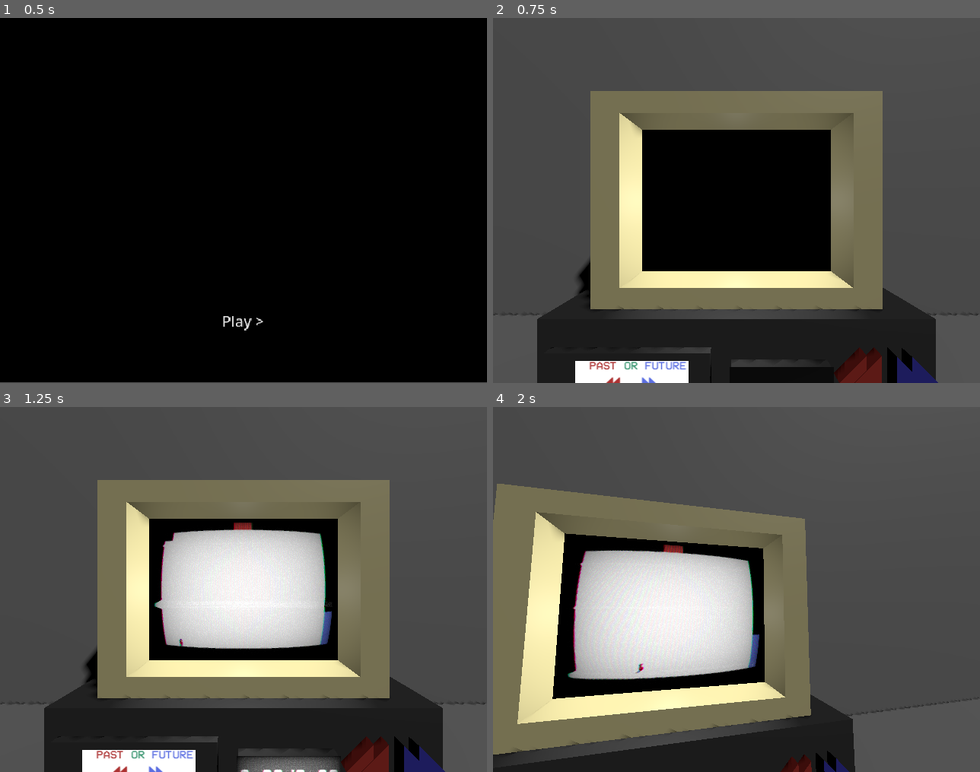
Above: before the commit, frames 1-4 (two rows, left to right).
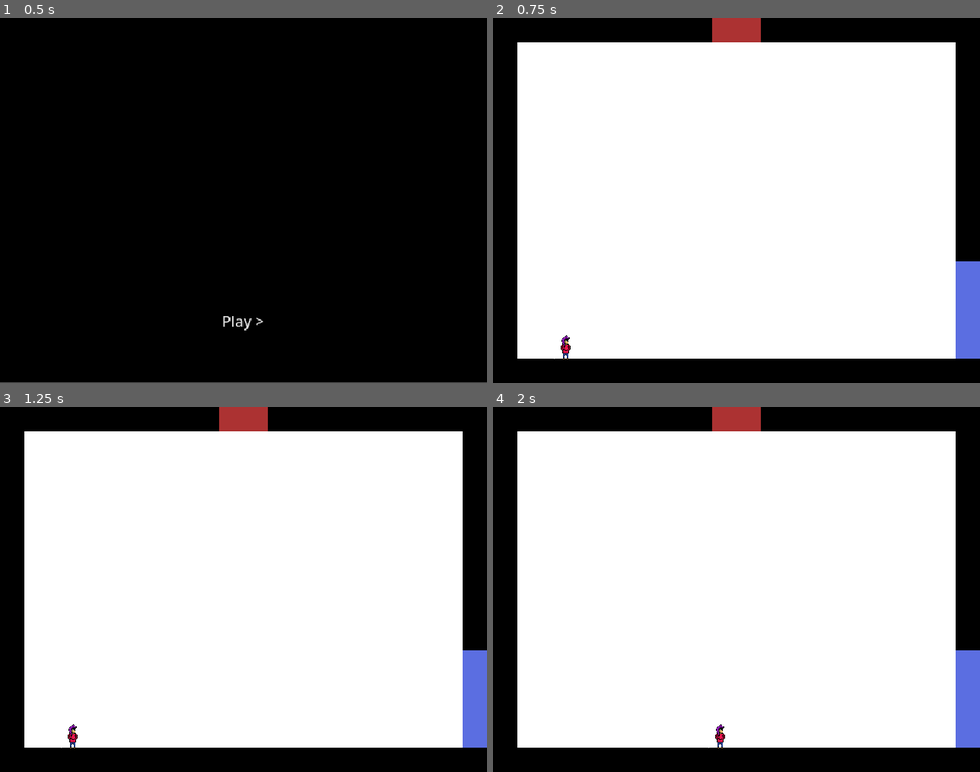
Above: after the commit, the same moments.

Repository: OwOmay/hc-haven
Game: Godot game, scene res://scenes/menu/splash.tscn
Two runs of this game, one before a commit and one after it. Both use one fixed random seed, a clock stepped at 60 frames per second and the inputs below. Video files are missing from this copy of the repository; at most half a second of black plays in their place. Sound files missing from this copy of the repository are replaced by a short silence.
Inputs (mouse positions are in pixels of both pictures, inside the frame that each line leads up to):
- Up to frame 1 (0.5 s): no input
- Up to frame 2 (0.75 s): click "Play >" at 0.5 s
- Up to frame 3 (1.25 s): no input
- Up to frame 4 (2 s): tap Enter at 1.25 s; move the mouse to (843, 571) at 1.27 s; hold D (move_right) from 1.28 s (still down); hold Q (rwnd) from 1.28 s (still down); click (843, 571) at 1.42 s; tap W (jump) at 1.52 s

Frame 1 is identical in both runs. In frame 2, 99% of the frame differs, in the area x 0-100%, y 0-100%; in frame 3, 97%; in frame 4, 97%.

Commit message:
no screen version

Diff:
--- a/scenes/menu/menu.gd
+++ b/scenes/menu/menu.gd
@@ -11,4 +11,4 @@
 
 func _on_button_pressed() -> void:
 	WorldStateHandler.gameStateMachine.transition_to_String("Intro_Video")
-	get_tree().change_scene_to_file("res://scenes/game/game_view.tscn")
+	get_tree().change_scene_to_file("res://scenes/game/game_alt.tscn")
